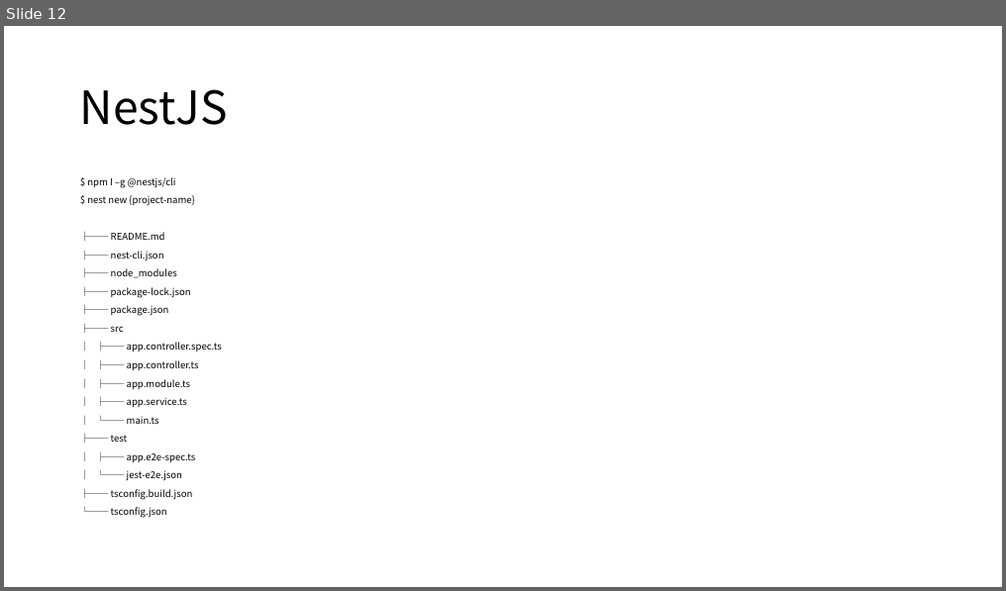
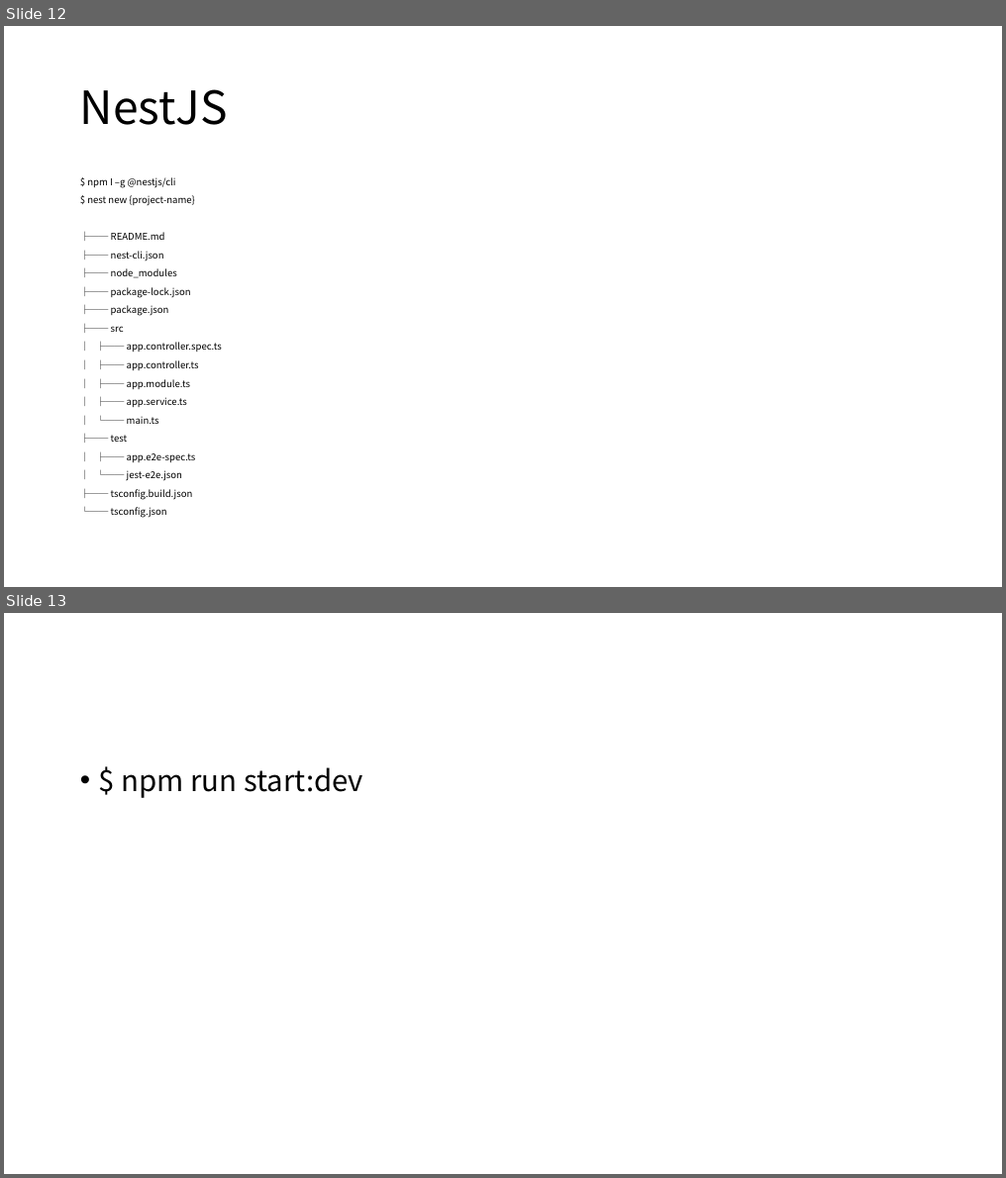
Before and after one commit to 92-seok/wooboWEB-NextJS-migration-, a slide deck: doc/개발환경_설치매뉴얼(Node.JS).pptx. Shown one above the other, each under a label of ours: slide 12 before the commit, slides 12 and 13 after it. The pictures are 1006x591 and 1006x1178 pixels, drawn with LibreOffice and Linux fonts; fonts in the diff are those of the drawing. Boxes give left, top, right and bottom in pixels: in the first picture for what was removed or moved away, otherwise in the second. Text is boxed around its words. In the diff, an @@ line names an element or a change of style, - is before the commit and + after.

```diff
--- a/doc/개발환경_설치매뉴얼(Node.JS).pptx
+++ b/doc/개발환경_설치매뉴얼(Node.JS).pptx
@@ slide 13 added at box(4, 613, 1002, 1174), background #FFFFFF @@
@@ text added at box(122, 767, 363, 798), 28 pt, text #000000 @@
+• $ npm run start:dev
```
Also in this commit, not shown: 1 slide removed, 1 other file.
